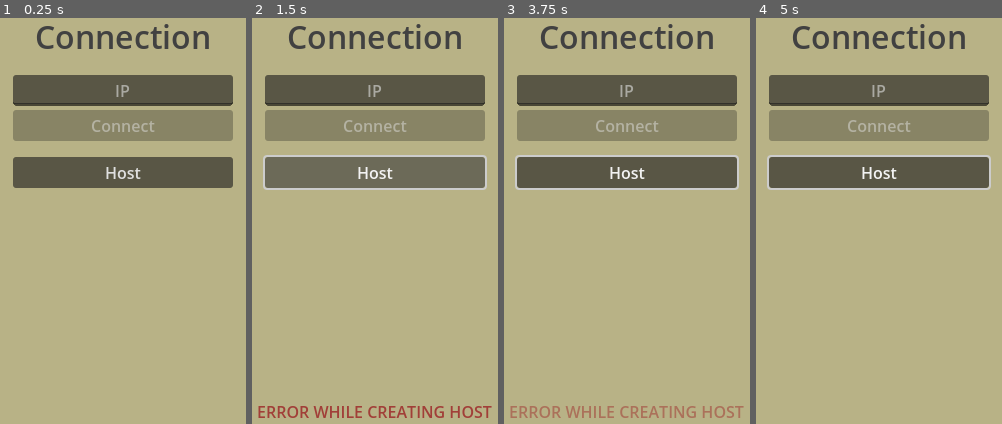
Above: before the commit, frames 1-4 (left to right).
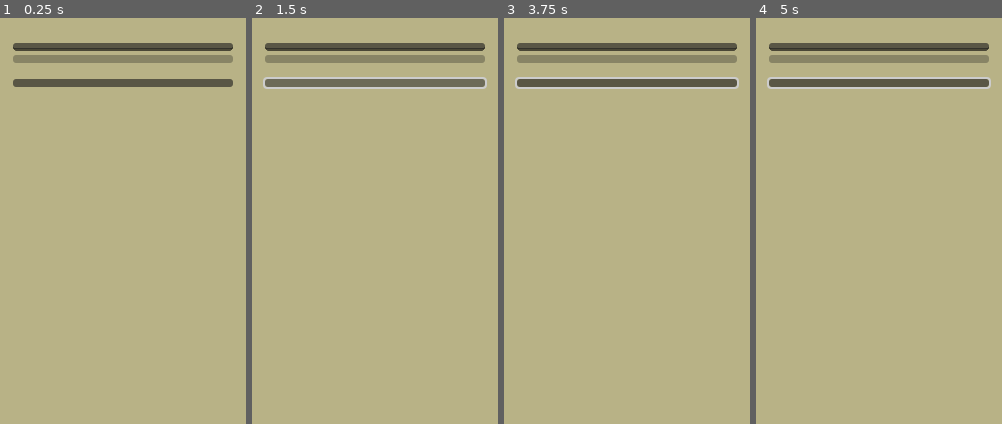
Above: after the commit, the same moments.

Repository: volatusveritas/Trinitas
Game: Godot game, scene res://scenarios/ConnectionScreen/ConnectionScreen.tscn
The game is run twice, just before and just after one commit, with the same random seed, the same clock (stepped at 60 frames per second) and the same inputs.
Inputs (mouse positions are in pixels of both pictures, inside the frame that each line leads up to):
- Up to frame 1 (0.25 s): no input
- Up to frame 2 (1.5 s): tap Enter at 0.5 s; move the mouse to (outside the picture) at 0.52 s; click "Host" at 1.25 s
- Up to frame 3 (3.75 s): move the mouse to (outside the picture) at 2.02 s; move the mouse to (outside the picture) at 2.77 s; move the mouse to (595, 229) at 3.52 s
- Up to frame 4 (5 s): move the mouse to (outside the picture) at 4.27 s

The runs differ from the first frame. In frame 1, 23% of the frame differs, in the area x 5-95%, y 1-42%; in frame 2, 25%, in the area x 2-98%, y 1-99%; in frame 3, 25%; in frame 4, 24%.

Commit message:
feat: apply main theme

Diff:
--- a/project.godot
+++ b/project.godot
@@ -23,3 +23,7 @@
 [display]
 
 window/size/viewport_width=648
+
+[gui]
+
+theme/custom="res://assets/resources/main_theme.tres"
